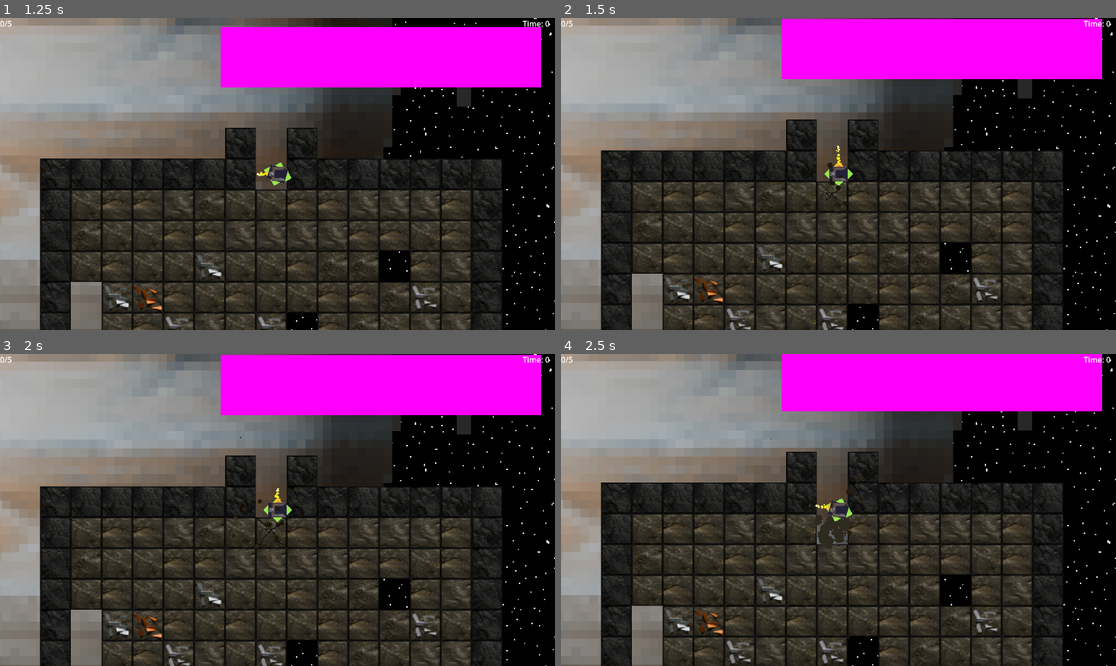
Above: before the commit, frames 1-4 (two rows, left to right).
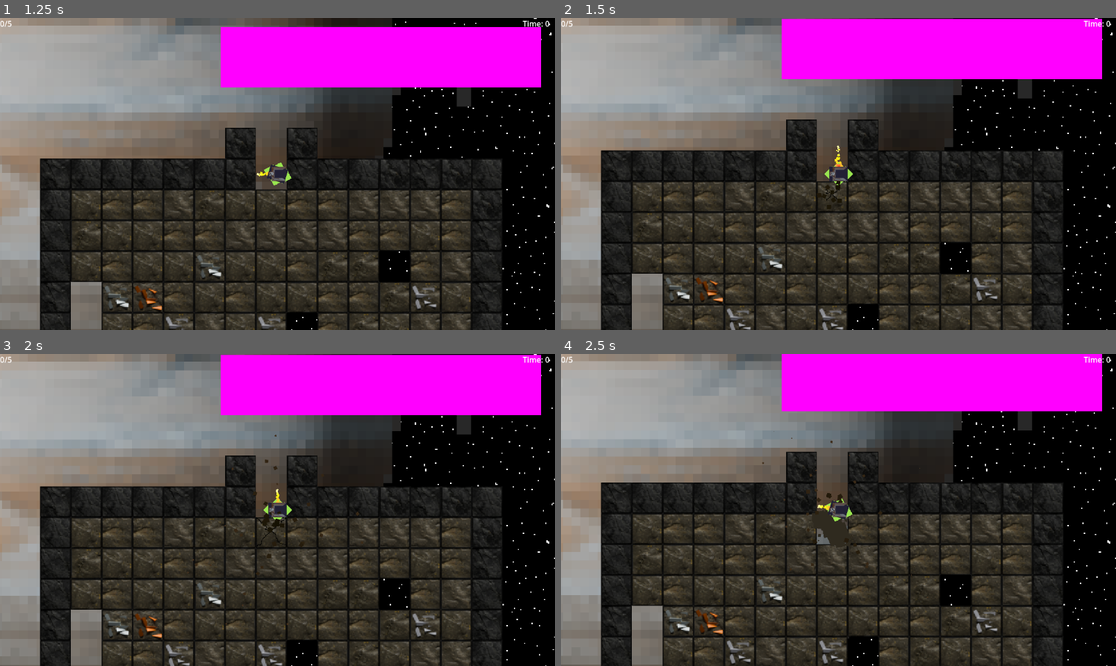
Above: after the commit, the same moments.

Repository: MissionToPsyche-Iridium/iridium_21q_web_game-csu
Game: Godot game, scene res://Scenes/pre.tscn
The game is run twice, just before and just after one commit, with the same random seed, the same clock (stepped at 60 frames per second) and the same inputs.
Inputs:
- Up to frame 1 (1.25 s): hold D (right) from 0.53 s (still down); tap Space (Leave) at 0.6 s
- Up to frame 2 (1.5 s): release D (right) at 1.28 s; hold S (down) from 1.28 s (still down); tap Space (Leave) at 1.35 s
- Up to frame 3 (2 s): keep holding S (down)
- Up to frame 4 (2.5 s): release S (down) at 2.03 s; hold D (right) from 2.03 s (still down); tap Space (Leave) at 2.1 s

Frame 1 is identical in both runs. In frame 2, 0.1% of the frame differs, in the area x 46-52%, y 44-62%; in frame 3, 0.2%; in frame 4, 0.4%, in the area x 24-67%, y 24-81%.

Commit message:
Failsafe for luck
-This could get out of hand really quick if we dont have a max, 7 seems fine.

Diff:
--- a/Objects/drillparts.tscn
+++ b/Objects/drillparts.tscn
@@ -8,13 +8,13 @@
 colors = PackedColorArray(0.211765, 0.239216, 0.0745098, 1, 1, 1, 1, 1)
 
 [node name="drillparts" type="CPUParticles2D"]
-emitting = false
-amount = 32
+amount = 64
 randomness = 0.27
 spread = 180.0
 gravity = Vector2(0, 0)
 initial_velocity_min = 137.37
 initial_velocity_max = 400.0
+radial_accel_max = 78.38
 angle_min = -625.5
 angle_max = 145.4
 scale_amount_min = 7.5
--- a/Objects/drone.tscn
+++ b/Objects/drone.tscn
@@ -39,7 +39,8 @@
 
 [node name="drillparts" parent="RayCasts/RayCastRight" instance=ExtResource("4_civlp")]
 z_index = 3
-position = Vector2(25, 0)
+position = Vector2(30, 0)
+rotation = -3.14159
 
 [node name="RayCastLeft" type="RayCast2D" parent="RayCasts"]
 target_position = Vector2(-25, 0)
@@ -47,7 +48,7 @@
 
 [node name="drillparts" parent="RayCasts/RayCastLeft" instance=ExtResource("4_civlp")]
 z_index = 3
-position = Vector2(-25, 0)
+position = Vector2(-30, 0)
 
 [node name="RayCastUp" type="RayCast2D" parent="RayCasts"]
 target_position = Vector2(0, -20)
@@ -55,7 +56,8 @@
 
 [node name="drillparts" parent="RayCasts/RayCastUp" instance=ExtResource("4_civlp")]
 z_index = 3
-position = Vector2(0, -25)
+position = Vector2(0, -30)
+rotation = 1.5708
 
 [node name="RayCastDown" type="RayCast2D" parent="RayCasts"]
 target_position = Vector2(0, 20)
@@ -63,7 +65,8 @@
 
 [node name="drillparts" parent="RayCasts/RayCastDown" instance=ExtResource("4_civlp")]
 z_index = 3
-position = Vector2(0, 25)
+position = Vector2(0, 30)
+rotation = -1.5708
 
 [node name="Sprites" type="Node2D" parent="."]
 
@@ -92,6 +95,8 @@
 rotation = 1.5708
 texture = ExtResource("5_bcav7")
 
+[node name="parts" type="Node2D" parent="Sprites"]
+
 [node name="Grabber" parent="." instance=ExtResource("7_1svyo")]
 
 [node name="GUI" parent="." instance=ExtResource("8_y40r5")]
--- a/scripts/mine.gd
+++ b/scripts/mine.gd
@@ -72,6 +72,9 @@
 		var intluck: int = Dronestats.droneluck #How many we MUST spawn for over 100% luck.
 		var chance: float = Dronestats.droneluck - intluck #Ex, 4.50 - 4 = .50
 		var pickupinstance: Node2D
+		#A failsafe, really doesn't like more then 7 total objects coming out of one block.
+		if intluck > 7:
+			intluck = 7
 		for i in intluck:
 			pickupinstance = pickup.instantiate()
 			pickupinstance.position = pos
